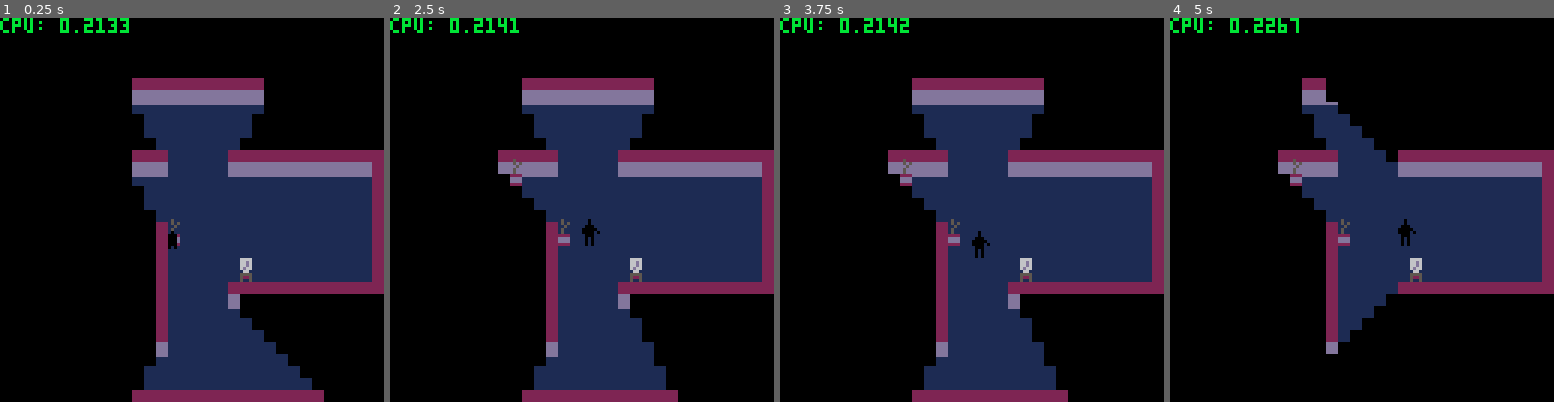
Above: before the commit, frames 1-4 (left to right).
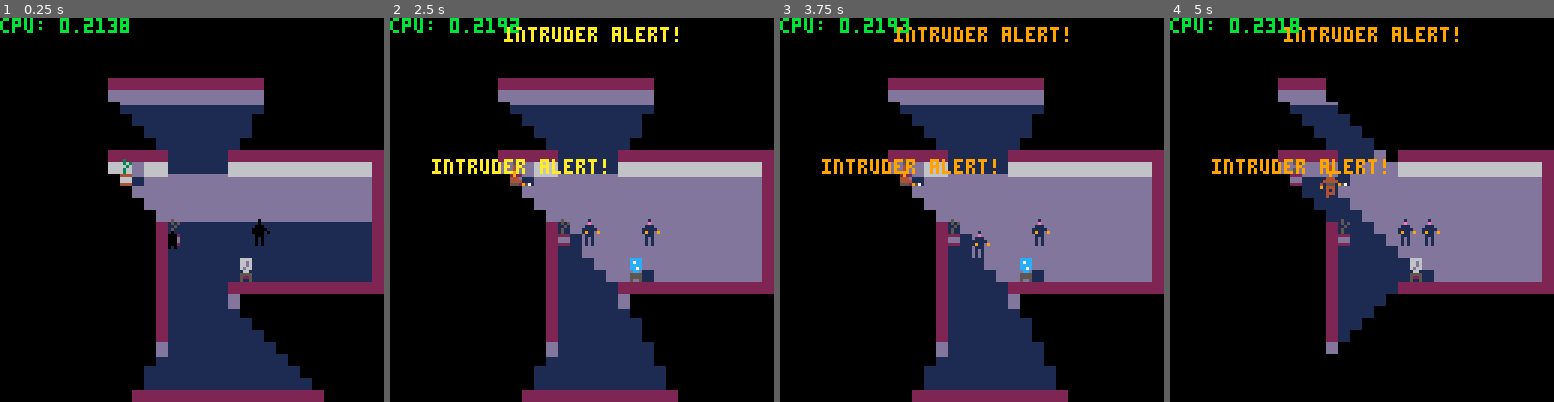
Above: after the commit, the same moments.

Repository: ironchestgames/pico-8-carts
Game: PICO-8 cartridge stealth.p8
Same seed, same stepped clock (60 frames per second), same inputs: the game is played once before the commit and once after it.
Inputs:
- Up to frame 1 (0.25 s): no input
- Up to frame 2 (2.5 s): hold Right 1.6-2.1 s; hold Up 2.15-2.42 s; hold Right from 2.47 s (still down)
- Up to frame 3 (3.75 s): release Right at 3.03 s; hold Left 3.08-3.58 s; hold Down from 3.63 s (still down)
- Up to frame 4 (5 s): release Down at 3.97 s; hold Right 4.02-4.68 s; hold Up from 4.73 s (still down)

The runs differ from the first frame. In frame 1, 10% of the frame differs, in the area x 28-97%, y 0-60%; in frame 2, 18%, in the area x 10-97%, y 0-69%; in frame 3, 18%; in frame 4, 16%.

Commit message:
stealth - add guard graphics, change states to be strings, guards avoid walls better

Diff:
--- a/stealth.p8
+++ b/stealth.p8
@@ -83,8 +83,8 @@
 -- 3 - caught
 
 players={
- {x=15,y=20,state=0},
- -- {x=22,y=19,state=0},
+ {x=15,y=20,state='standing'},
+ {x=22,y=19,state='standing'},
 }
 
 -- guard states:
@@ -99,20 +99,21 @@
  {
   x=14,y=5,
   dx=1,dy=0,
-  state=1,
+  state='walking',
   state_c=0,
   state_c2=0,
  },
  {
   x=7,y=15,
-  dx=0,dy=-1,
-  state=1,
+  dx=1,dy=0,
+  state='walking',
   state_c=0,
   state_c2=0,
  },
 }
 
 alertlvl=1
+alertlvls={24,8} -- note: only tick time
 
 objs={
  {x=11,y=14,typ=0,light={}},
@@ -122,7 +123,7 @@
 
 msgs={}
 
-t=20
+t=0
 
 function iswallclose(_x,_y,_dx,_dy)
  local _c=0
@@ -158,13 +159,12 @@
    -- todo: leave premises
    debug('player left premises',i)
   else
-   local _f=floor[nexty][nextx]
    for _o in all(objs) do
     if nextx == _o.x and nexty == _o.y then
      nextx,nexty=_p.x,_p.y
     end
    end
-   if _p.state != 3 and (_f == 0 or _f == 1) then
+   if _p.state != 'caught' and floor[nexty][nextx] != 2 then
     _p.x,_p.y=nextx,nexty
    end
   end
@@ -182,16 +182,16 @@
    end
   end
   if _hiding == nil then
-   _p.state=0
+   _p.state='standing'
   end
 
   -- if one square from guard, get caught
   for _g in all(guards) do
    local _dx=_p.x-_g.x
    local _dy=_p.y-_g.y
-   if (_p.state != 'hiding' or light[_p.y][_p.x] == 1) and _p.state != 3 and abs(_dx) <= 1 and abs(_dy) <= 1 then
-    _p.state=3
-    _g.state=3
+   if (_p.state != 'hiding' or light[_p.y][_p.x] == 1) and _p.state != 'caught' and abs(_dx) <= 1 and abs(_dy) <= 1 then
+    _p.state='caught'
+    _g.state='holding'
     add(msgs,{x=_g.x*4+1,y=_g.y*4-13,s='suspect caught!',t=4})
    end
   end
@@ -202,9 +202,9 @@
   --   local _dx=_p.x-_g.x
   --   local _dy=_p.y-_g.y
   --   local _h=sqrt(_dx*_dx+_dy*_dy)
-  --   if _g.state != 3 and _h <= 5 then
+  --   if _g.state != 'holding' and _h <= 5 then
   --    sfx(0)
-  --    _g.state=4
+  --    _g.state='listening'
   --    _g.state_c=7
   --    _g.state_c2=3
   --    add(msgs,{x=_g.x*4+1,y=_g.y*4-13,s='?',t=4})
@@ -219,19 +219,30 @@
   for _g in all(guards) do
 
    -- handle state
-   if _g.state == 0 then
+   if _g.state == 'standing' then
     _g.state_c-=1
     -- set to walking
     if _g.state_c <= 0 then
-     _g.state=1
-    end
-
-   elseif _g.state == 1 then
+     _g.state='walking'
+    end
+
+   elseif _g.state == 'walking' then
     -- move
-    _g.x+=_g.dx
-    _g.y+=_g.dy
-
-   elseif _g.state == 2 then
+    local _gwa=walladjacency({x=_g.x+_g.dx,y=_g.y+_g.dy})
+    if _gwa == 0 then
+     _g.x+=1
+    elseif _gwa == 1 then
+     _g.x-=1
+    elseif _gwa == 2 then
+     _g.y+=1
+    elseif _gwa == 3 then
+     _g.y-=1
+    else
+     _g.x+=_g.dx
+     _g.y+=_g.dy
+    end
+
+   elseif _g.state == 'turning' then
     -- turn and set to standing
     local _turns=shuffle{
      {dx=_g.dy,dy=_g.dx},
@@ -245,12 +256,12 @@
       break
      end
     end
-    _g.state=1
-
-   elseif _g.state == 3 then
+    _g.state='walking'
+
+   elseif _g.state == 'holding' then
     -- is holding suspect
 
-   elseif _g.state == 4 then
+   elseif _g.state == 'listening' then
     _g.state_c-=1
     _g.state_c2-=1
 
@@ -270,13 +281,13 @@
 
     -- set to walking
     if _g.state_c <= 0 then
-     _g.state=2
+     _g.state='turning'
     end
    end
 
    -- set up next state
    if iswallclose(_g.x,_g.y,_g.dx,_g.dy) then
-    _g.state=2
+    _g.state='turning'
    end
   end
 
@@ -289,11 +300,7 @@
   end
 
   -- set new tick
-  if alertlvl == 1 then
-   t=24
-  elseif alertlvl == 2 then
-   t=8
-  end
+  t=alertlvls[alertlvl]
  end
 
  -- clear objects light
@@ -310,7 +317,7 @@
 
  -- shine guards flashlights
  for _g in all(guards) do
-  if _g.state == 3 then
+  if _g.state == 'holding' then
    light[_g.y-2][_g.x-1]=1
    light[_g.y-2][_g.x]=1
    light[_g.y-2][_g.x+1]=1
@@ -453,7 +460,7 @@
     alertlvl=2
     for _g in all(guards) do
      add(msgs,{x=_g.x*4,y=_g.y*4-13,s='intruder alert!',t=4})
-     _g.state=1
+     _g.state='walking'
     end
     t=60
    end
@@ -473,7 +480,7 @@
 
  -- remove fog
  for _p in all(players) do
-  if _p.state == 3 then
+  if _p.state == 'caught' then
    -- do nothing
   else
    local _dirs={
@@ -513,7 +520,7 @@
 
  -- remove fog from holding guards
  for _g in all(guards) do
-  if _g.state == 3 then
+  if _g.state == 'holding' then
    fog[_g.y-2][_g.x-1]=0
    fog[_g.y-2][_g.x]=0
    fog[_g.y-2][_g.x+1]=0
@@ -588,8 +595,8 @@
   end
  end
 
- -- draw players, objects, guards
  for _y=1,32 do
+  -- draw objs
   for _o in all(objs) do
    if _o.y == _y then
     local _l=light[_o.y][_o.x]
@@ -597,6 +604,7 @@
    end
   end
 
+  -- draw players
   for _p in all(players) do
    if _p.y == _y then
     -- rectfill(_p.x*4-4,_p.y*4-4-4,_p.x*4-4+3,_p.y*4-4+3,12)
@@ -610,7 +618,7 @@
      elseif _p.adjacency == 3 then
       sspr(17,16,3,9,_p.x*4-4,_p.y*4-9)
      end
-    elseif _p.state == 3 then
+    elseif _p.state == 'caught' then
      sspr(0,34,6,9,_p.x*4-4,_p.y*4-9)
     else
      local _l=light[_p.y][_p.x]
@@ -619,9 +627,30 @@
    end
   end
 
+  -- draw guards
   for _g in all(guards) do
    if _g.y == _y then
-    rectfill(_g.x*4-4,_g.y*4-4-4,_g.x*4-4+3,_g.y*4-4+3,4)
+    if _g.state == 'walking' or _g.state == 'turning' then
+     local _dir=0
+     if _g.dx == 1 then
+      _dir=1
+     elseif _g.dy == -1 then
+      _dir=2
+     elseif _g.dy == 1 then
+      _dir=3
+     end
+     local _frame=0
+     if _g.state == 'walking' or _g.state == 'turning' then
+      _frame=1
+      if t < alertlvls[alertlvl]/2 then
+       _frame=2
+      end
+     end
+     sspr(0+_dir*27+_frame*9,45,9,11,_g.x*4-6,_g.y*4-11)
+
+    elseif _g.state == 'holding' then
+     sspr(108,45,9,11,_g.x*4-6,_g.y*4-11)
+    end
    end
   end
  end
@@ -653,7 +682,7 @@
 
 
 function _init()
- t=20
+ t=0
  alertlvl=1
 end
 
@@ -704,17 +733,17 @@
 f1f1ffffffffffffffffffffffffffffffffffffffffffffffffffffffffffffffffffffffffffffffffffffffffffffffffffffffffffffffffffffffffffff
 ffffffffffffffffffffffffffffffffffffffffffffffffffffffffffffffffffffffffffffffffffffffffffffffffffffffffffffffffffffffffffffffff
 ffffffffffffffffffffffffffffffffffffffffffffffffffffffffffffffffffffffffffffffffffffffffffffffffffffffffffffffffffffffffffffffff
-ffffffffffffffffffffffffffffffffffffffffffffffffffffffffffffffffffffffffffffffffffffffffffffffffffffffffffffffffffffffffffffffff
-ffffffffffffffffffffffffffffffffffffffffffffffffffffffffffffffffffffffffffffffffffffffffffffffffffffffffffffffffffffffffffffffff
-ffffffffffffffffffffffffffffffffffffffffffffffffffffffffffffffffffffffffffffffffffffffffffffffffffffffffffffffffffffffffffffffff
-ffffffffffffffffffffffffffffffffffffffffffffffffffffffffffffffffffffffffffffffffffffffffffffffffffffffffffffffffffffffffffffffff
-ffffffffffffffffffffffffffffffffffffffffffffffffffffffffffffffffffffffffffffffffffffffffffffffffffffffffffffffffffffffffffffffff
-ffffffffffffffffffffffffffffffffffffffffffffffffffffffffffffffffffffffffffffffffffffffffffffffffffffffffffffffffffffffffffffffff
-ffffffffffffffffffffffffffffffffffffffffffffffffffffffffffffffffffffffffffffffffffffffffffffffffffffffffffffffffffffffffffffffff
-ffffffffffffffffffffffffffffffffffffffffffffffffffffffffffffffffffffffffffffffffffffffffffffffffffffffffffffffffffffffffffffffff
-ffffffffffffffffffffffffffffffffffffffffffffffffffffffffffffffffffffffffffffffffffffffffffffffffffffffffffffffffffffffffffffffff
-ffffffffffffffffffffffffffffffffffffffffffffffffffffffffffffffffffffffffffffffffffffffffffffffffffffffffffffffffffffffffffffffff
-ffffffffffffffffffffffffffffffffffffffffffffffffffffffffffffffffffffffffffffffffffffffffffffffffffffffffffffffffffffffffffffffff
+fffff4ffffffff4fffffffffffffff4ffffffff4ffffffffffffffffff4ffffffff4fffffffffffffffff4ffffffff4fffffffffffffffff4fffffffffffffff
+ffff44fffffff44ffffffff4ffffff44fffffff44fffffff4ffffffff44fffffff44ffffffff4ffffffff44fffffff44fffffff4ffffffff44ffffffffffffff
+fffff9ffffffff9fffffff44ffffff9ffffffff9ffffffff44ffffffff9ffffffff9fffffff44ffffffff9ffffffff9ffffffff44fffffff9fffffffffffffff
+fffff9ffffffff9ffffffff9ffffff9ffffffff9ffffffff9fffffffff9ffffffff9ffffffff9ffffffff9ffffffff9ffffffff9ffffffff9fffffffffffffff
+ffff444ffffff444fffffff9fffff444ffffff444fffffff9ffffffff444ffffff444fffffff9fffffff444ffffff444fffffff9fffffff444ffffffffffffff
+fff44444ffff44444fffff444fff44444ffff44444fffff444ffffff44444ffff44444fffff444fffff44444ffff44444fffff444fffff44444fffffffffffff
+759f5554f759f555f4fff44444ff4555f9574f555f957f44444fffff45554ffff4555f9fff44444ffff95554ffff9555f9fff44444fff4f555f9ffffffffffff
+ffff4449fffff444f9759f5594ff9444ffff9f444fffff4955f957fff4449fffff444fffff45554ffff54449ffff5444fffff95559fff9f444ffffffffffffff
+ffff4f4ffffff4f4ffffff444ffff4f4ffffff4f4ffffff444fffffff4f4ffffff4f4ffffff444fffff74f4fffff74f4fffff5444ffffff4f4ffffffffffffff
+ffff4f4ffffff444ffffff4f44fff4f4ffffff444fffff44f4fffffff4f4ffffff4ffffffff4f4ffffff4f4ffffffff4fffff74f4ffffff4f4ffffffffffffff
+ffff4f4ffffffff4ffffff4ffffff4f4ffffff4ffffffffff4fffffff4f4ffffff4ffffffffff4ffffff4f4ffffffff4ffffff4ffffffff4f4ffffffffffffff
 ffffffffffffffffffffffffffffffffffffffffffffffffffffffffffffffffffffffffffffffffffffffffffffffffffffffffffffffffffffffffffffffff
 ffffffffffffffffffffffffffffffffffffffffffffffffffffffffffffffffffffffffffffffffffffffffffffffffffffffffffffffffffffffffffffffff
 ffffffffffffffffffffffffffffffffffffffffffffffffffffffffffffffffffffffffffffffffffffffffffffffffffffffffffffffffffffffffffffffff
